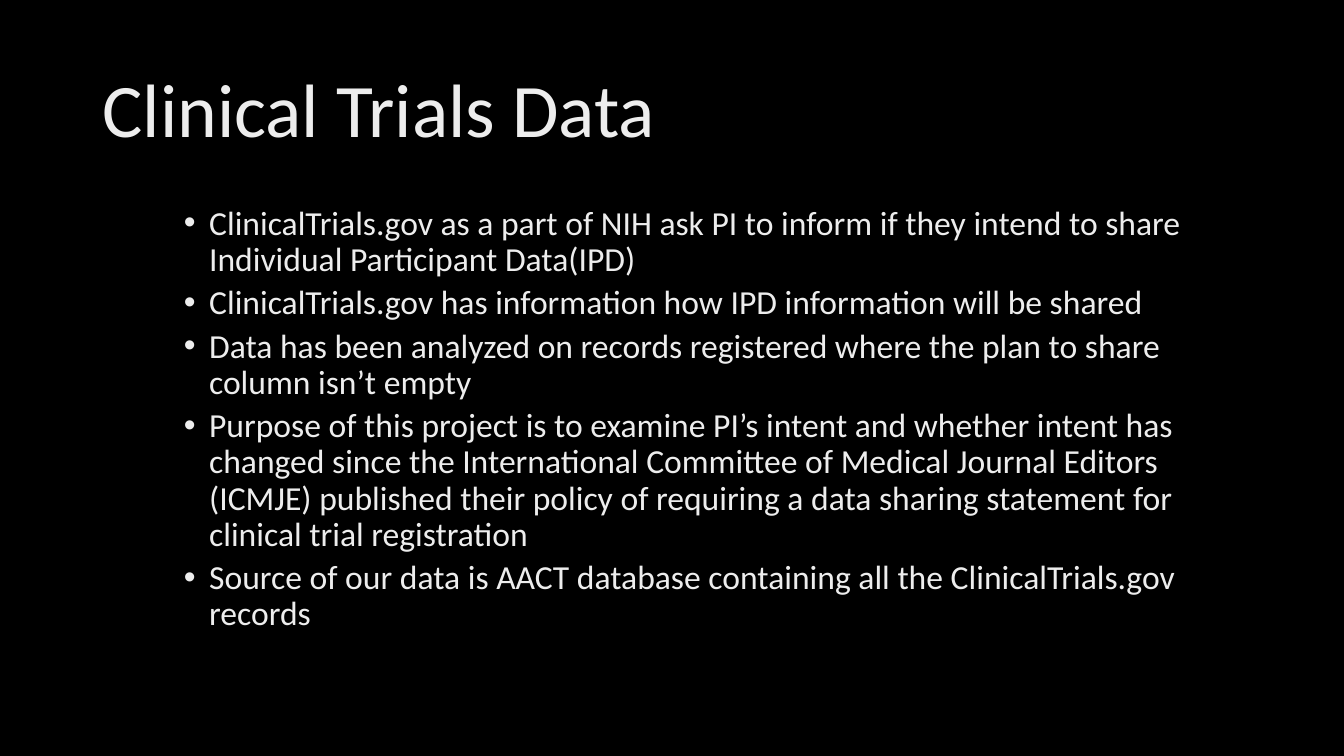
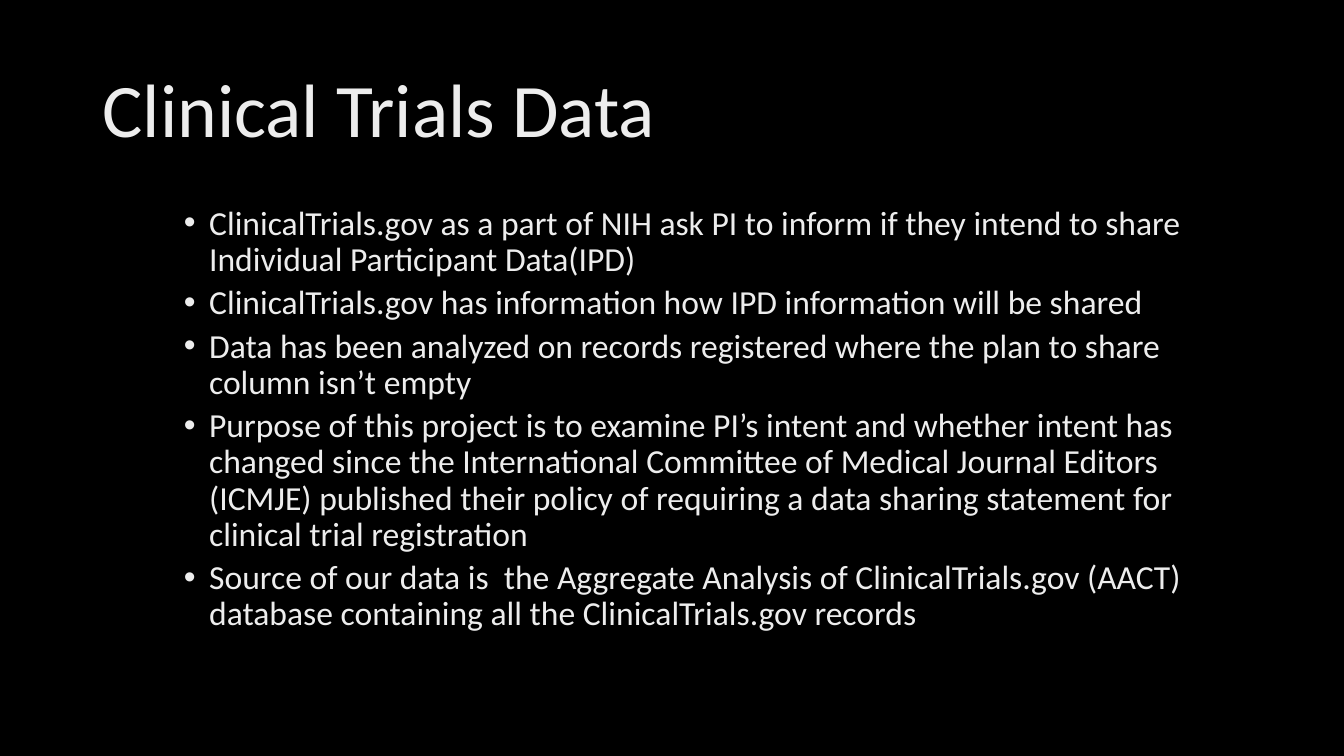
Before and after one commit to wwhitney/ContentAnalysisOfClinicalTrialsData, a slide deck: slide 2 of ClinicalTrials.pptx. Drawn at 1344x756 pixels with LibreOffice and Linux fonts; fonts in the diff are those of the drawing; background and template pictures are left out. Boxes give left, top, right and bottom in pixels: in the first picture for what was removed or moved away, otherwise in the second. Text is boxed around its words. In the diff, an @@ line names an element or a change of style, - is before the commit and + after.

```diff
--- a/ClinicalTrials.pptx
+++ b/ClinicalTrials.pptx
@@ text at [209,564,1180,631]: text changed @@
-  • Source of our data is AACT database containing all the ClinicalTrials.gov records
+  • Source of our data is the Aggregate Analysis of ClinicalTrials.gov (AACT) database containing all the ClinicalTrials.gov records
```
